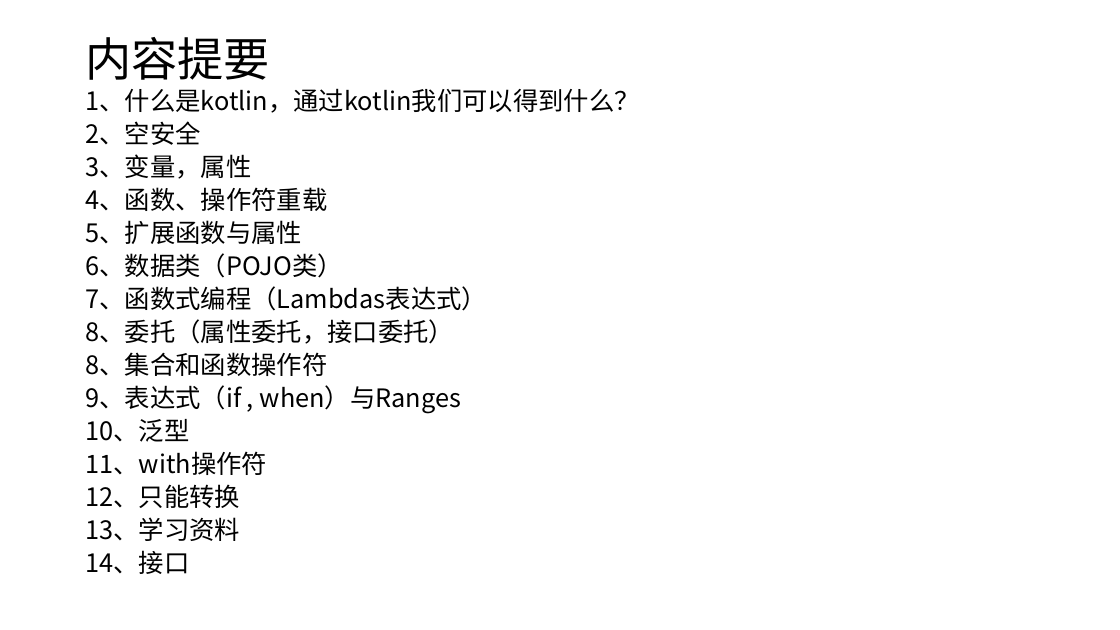
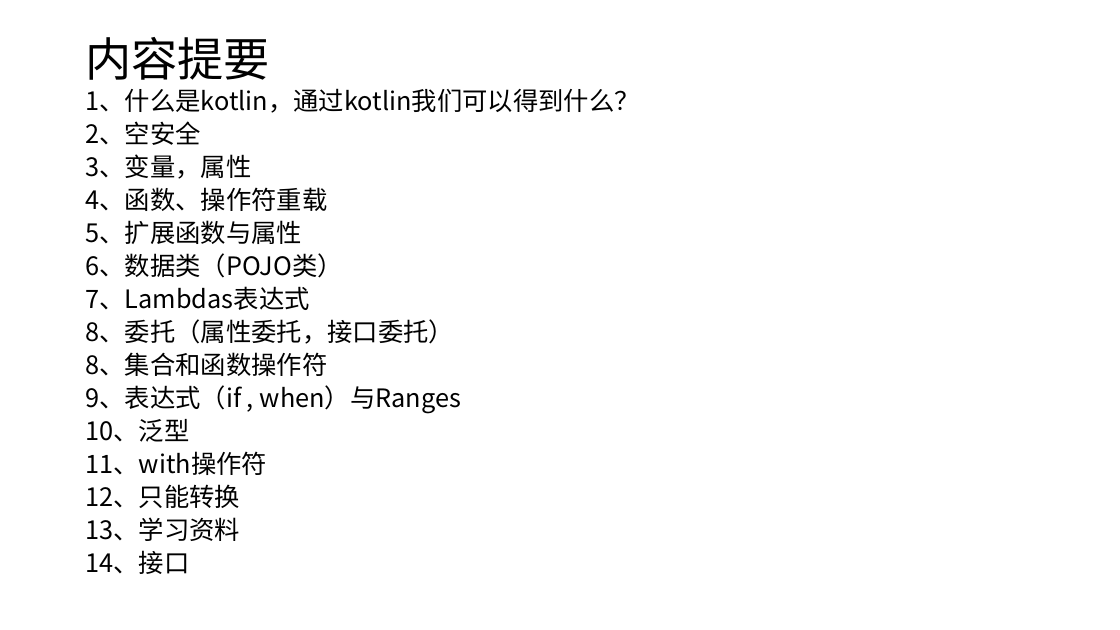
Before and after one commit to shenbibo/KotlinWeather, a slide deck: slide 2 of docs/初探kotlin.pptx. Drawn at 1120x630 pixels with LibreOffice and Linux fonts; fonts in the diff are those of the drawing. Boxes give left, top, right and bottom in pixels: in the first picture for what was removed or moved away, otherwise in the second. Text is boxed around its words. In the diff, an @@ line names an element or a change of style, - is before the commit and + after.

Commit message:
函数式编程

```diff
--- a/docs/初探kotlin.pptx
+++ b/docs/初探kotlin.pptx
@@ text at box(85, 286, 309, 310): text changed @@
-7、函数式编程（Lambdas表达式）
+7、Lambdas表达式
```
Also in this commit, not shown: 4 slides added, 4 other files.
